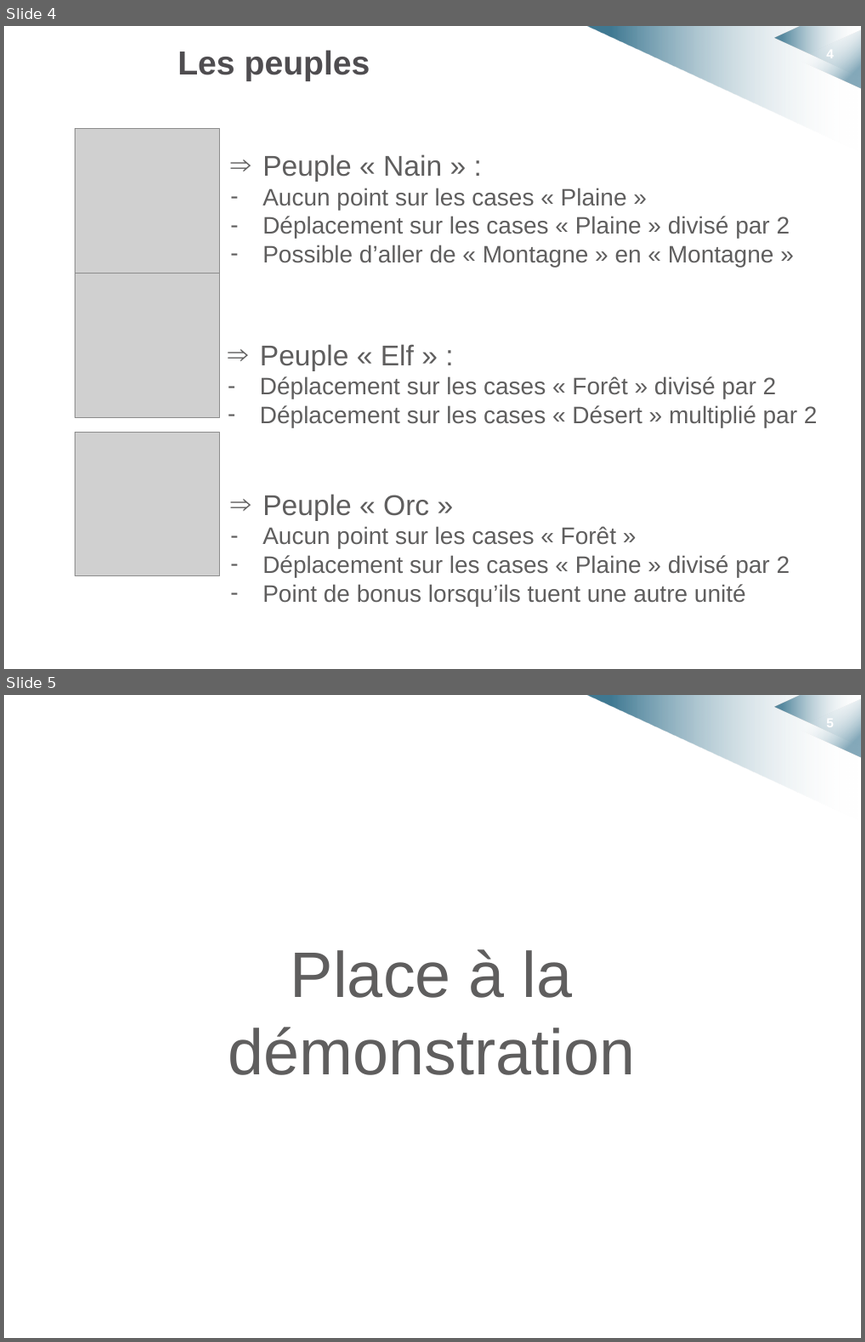
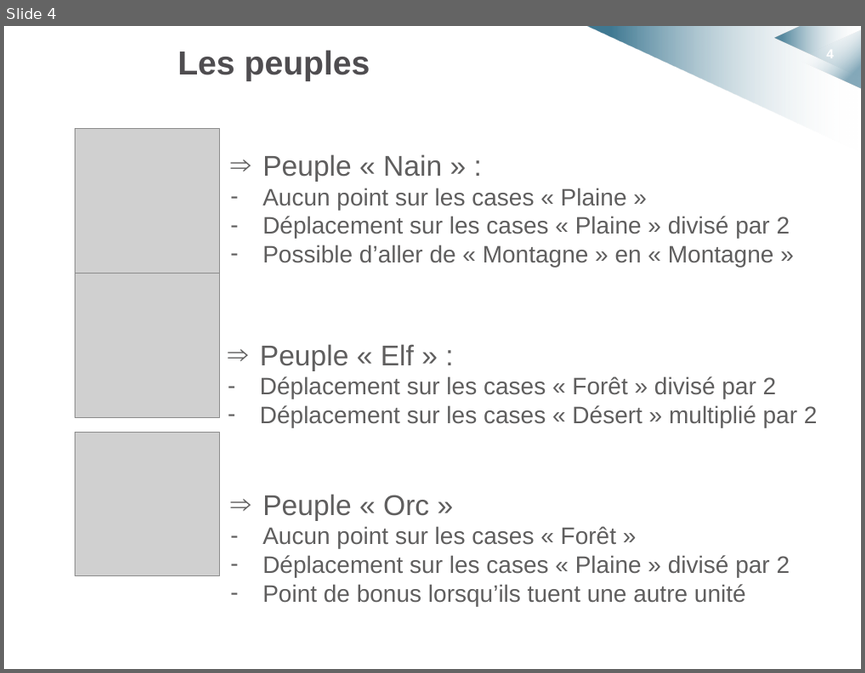
Before and after one commit to MagicalLay/SmallWorld, a slide deck: Projet/soutenance.pptx. Shown one above the other, each under a label of ours: slides 4 and 5 before the commit, slide 4 after it. The pictures are 865x1342 and 865x673 pixels, drawn with LibreOffice and Linux fonts; fonts in the diff are those of the drawing; grey boxes stand for pictures; background and template pictures are left out. Boxes give left, top, right and bottom in pixels: in the first picture for what was removed or moved away, otherwise in the second. Text is boxed around its words. In the diff, an @@ line names an element or a change of style, - is before the commit and + after.

Commit message:
demo ? hum

```diff
--- a/Projet/soutenance.pptx
+++ b/Projet/soutenance.pptx
@@ slide 5 removed at (4, 695, 861, 1338), background #FFFFFF; not listed: 4 template elements that a slide beside it also shows @@
@@ text removed at (228, 949, 635, 1075) @@
-Place à la démonstration
```
